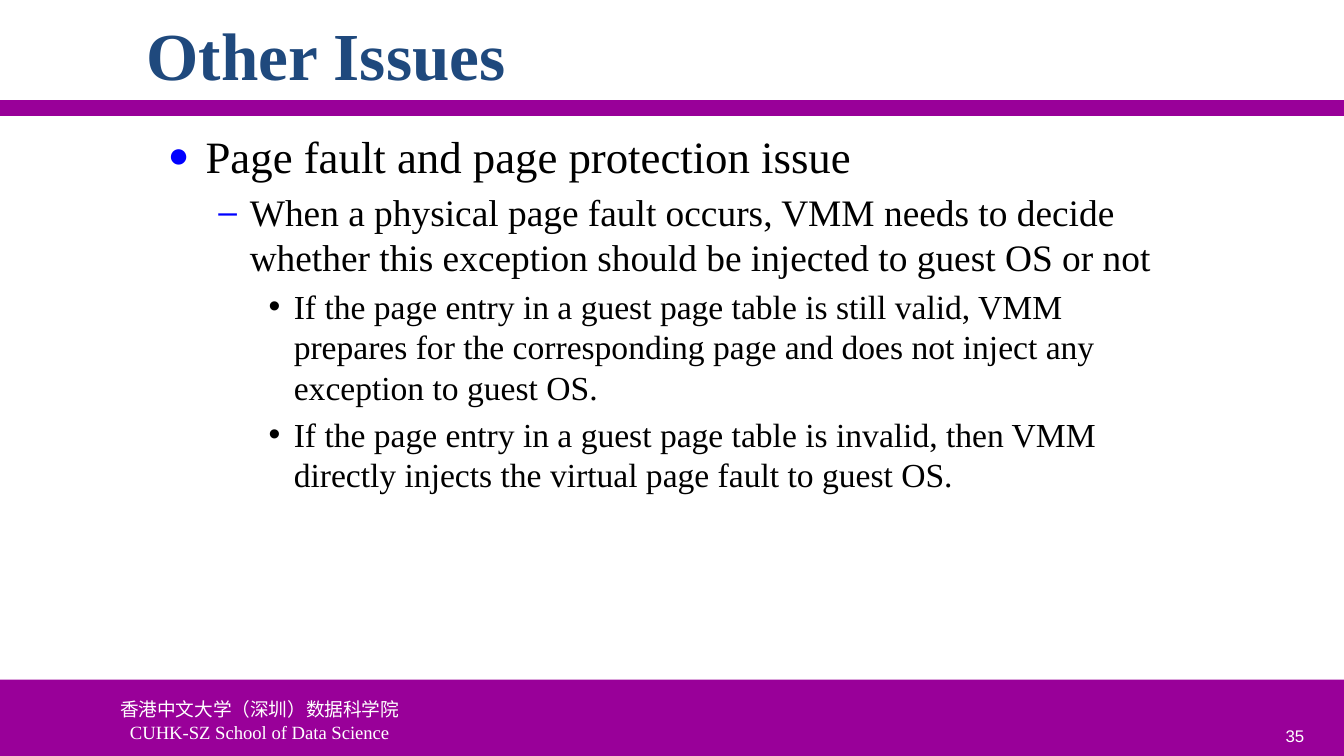
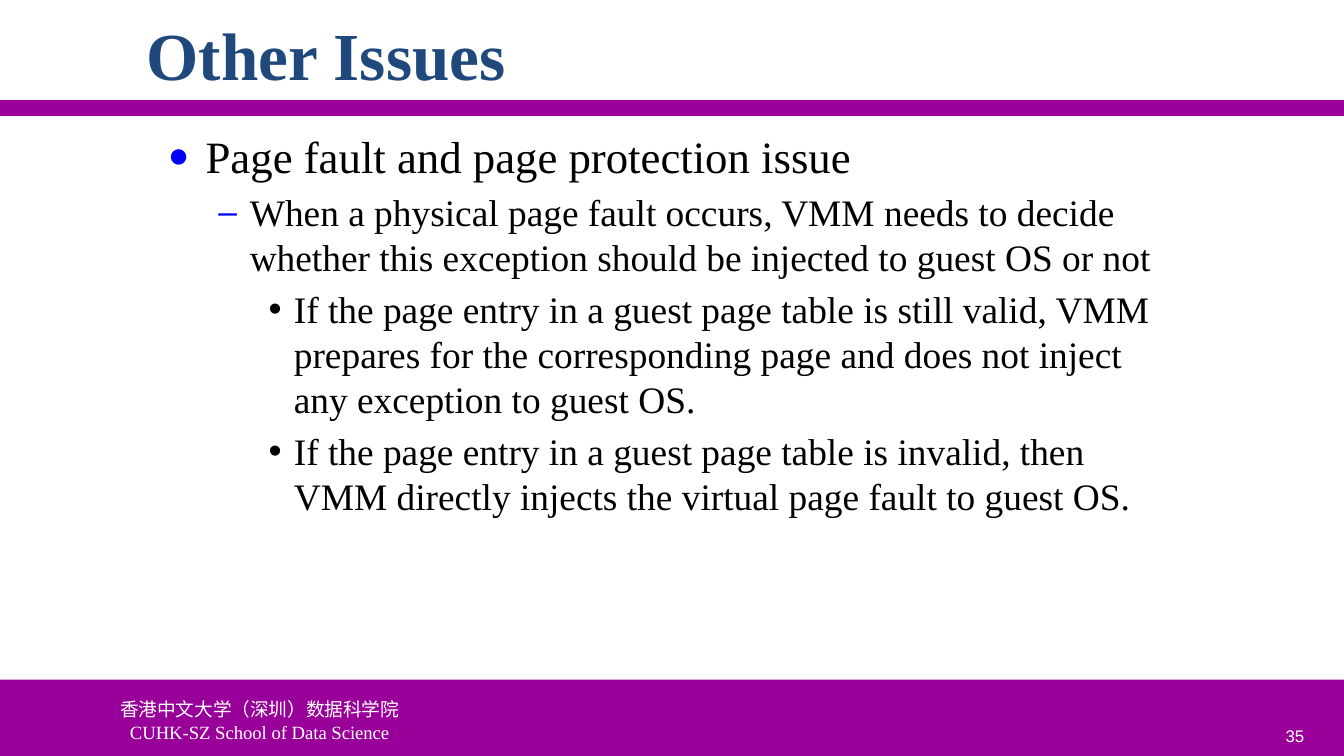
Before and after one commit to ychung1103/ychung1103.github.io, a slide deck: slide 35 of Slides/CSC6103/VT-04 Memory Virtualization.pptx. Drawn at 1344x756 pixels with LibreOffice and Linux fonts; fonts in the diff are those of the drawing; background and template pictures are left out. Boxes give left, top, right and bottom in pixels: in the first picture for what was removed or moved away, otherwise in the second. Text is boxed around its words. In the diff, an @@ line names an element or a change of style, - is before the commit and + after.

```diff
--- a/Slides/CSC6103/VT-04 Memory Virtualization.pptx
+++ b/Slides/CSC6103/VT-04 Memory Virtualization.pptx
@@ text at [294,296,1149,517]: size 18 to 20 pt in "If the page entry in a guest ...", "If the page entry in a guest ..." @@
```
Also in this commit, not shown: 9 other slides changed, 1 other file.
